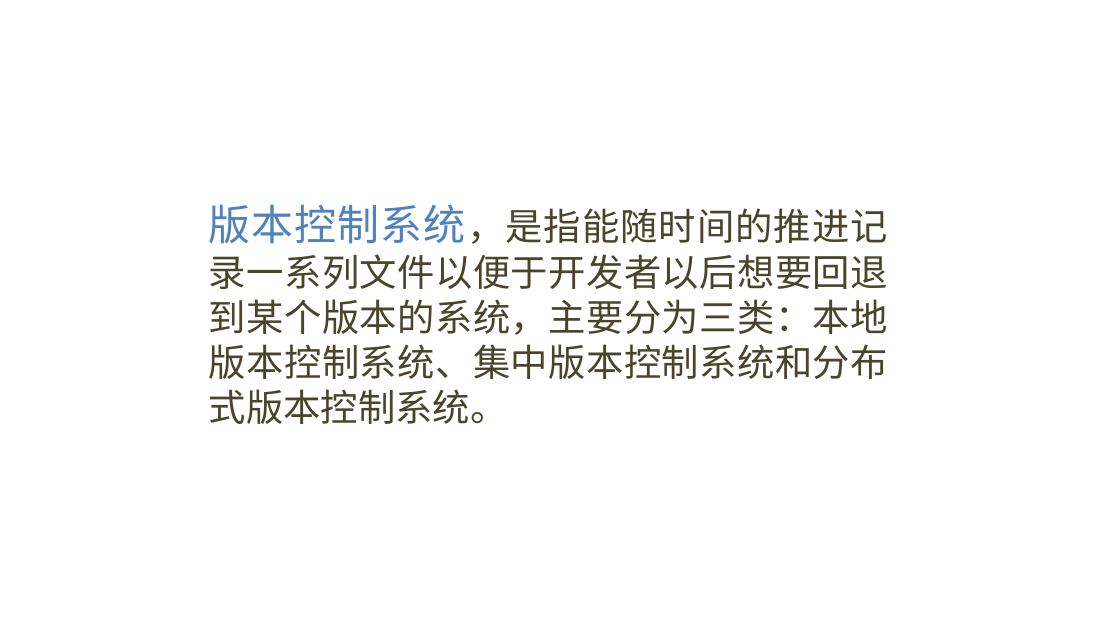
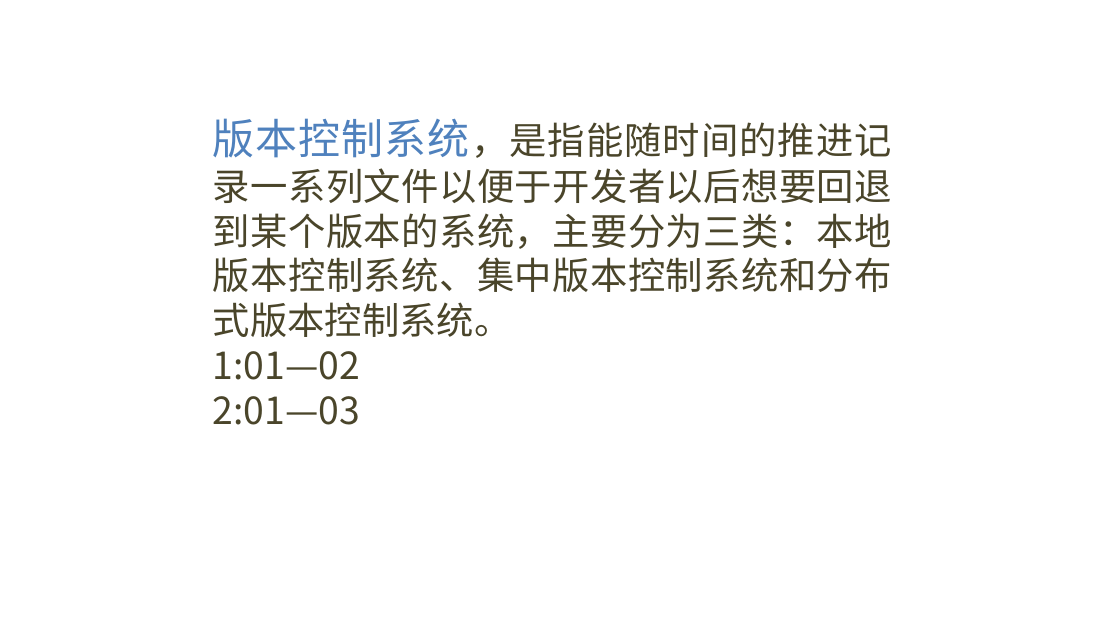
Before and after one commit to BUAAVolunteer/BUAAVolunteer-Learn, a slide deck: slide 4 of 教学文档/01 开发准备/01 Git操作ppt.pptx. Drawn at 1120x630 pixels with LibreOffice and Linux fonts; fonts in the diff are those of the drawing; background and template pictures are left out. Boxes give left, top, right and bottom in pixels: in the first picture for what was removed or moved away, otherwise in the second. Text is boxed around its words. In the diff, an @@ line names an element or a change of style, - is before the commit and + after.

```diff
--- a/教学文档/01 开发准备/01 Git操作ppt.pptx
+++ b/教学文档/01 开发准备/01 Git操作ppt.pptx
@@ text "版本控制系统，是指能随时间的推进记录一系列文件以便于开发者以后想要回退到某个版本的系统，主要分为三类：本地版本控制系统、 ...": place and size @@
-text "版本控制系统，是指能随时间的推进记录一系列文件以便于开发者以后想要回退到某个版本的系统，主要分为三类：本地版本控制系统、 ..." at [209,204,888,424]
+text "版本控制系统，是指能随时间的推进记录一系列文件以便于开发者以后想要回退到某个版本的系统，主要分为三类：本地版本控制系统、 ..." at [213,118,892,425]
@@ text at [213,351,360,425]: paragraphs added @@
+1:01—02
+2:01—03
```
Also in this commit, not shown: 3 other files.
